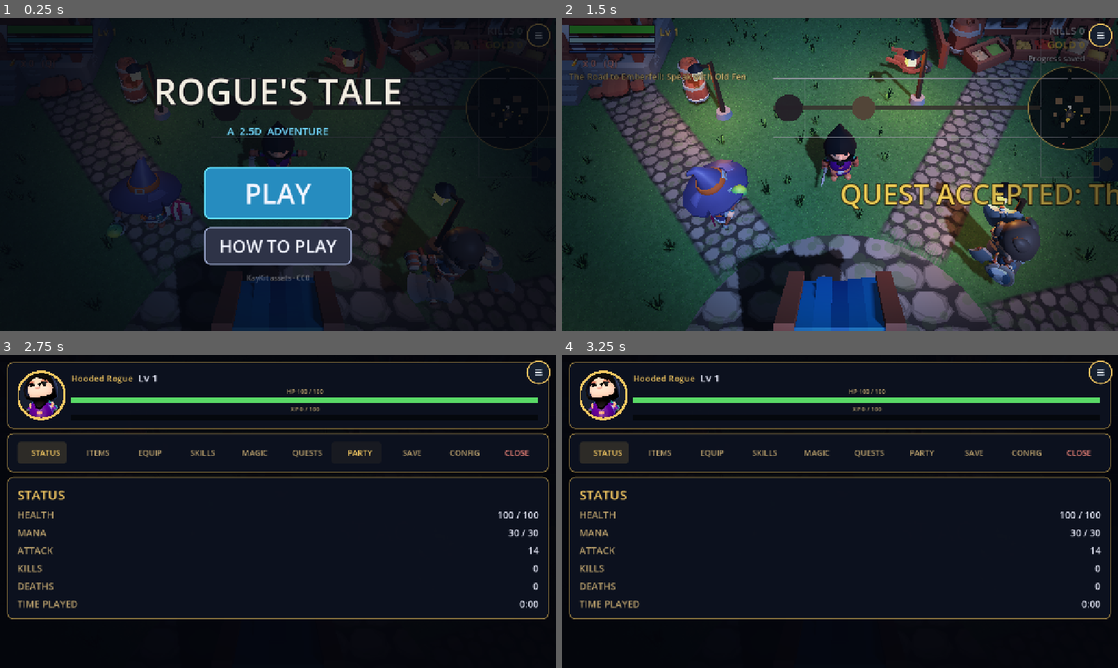
Above: before the commit, frames 1-4 (two rows, left to right).
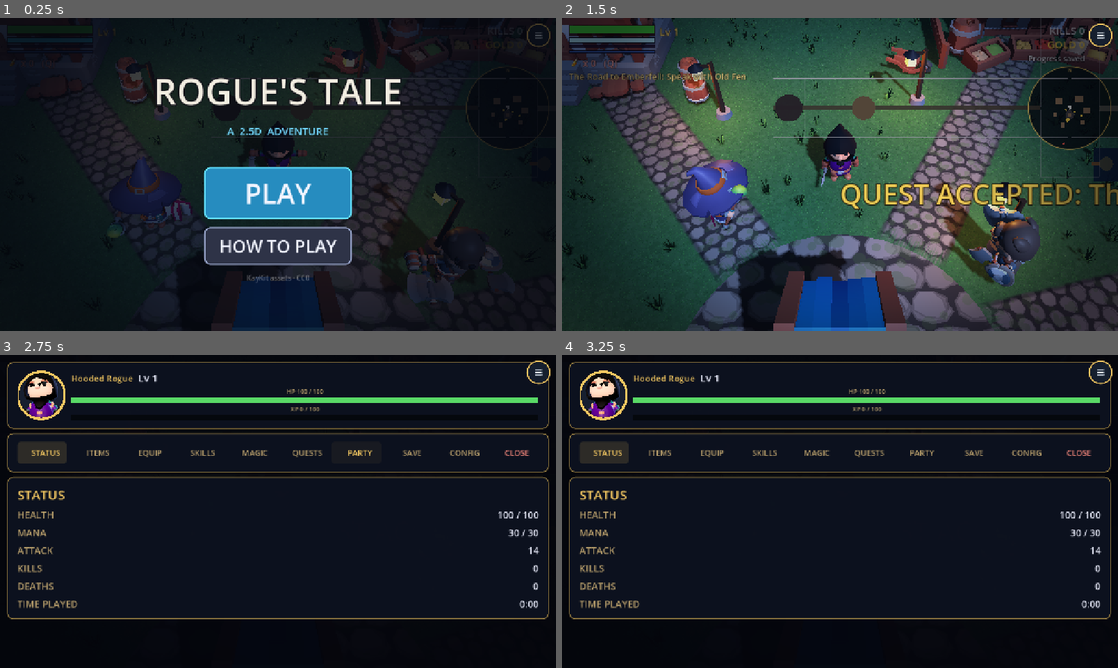
Above: after the commit, the same moments.

Repository: OuterHeavenX/godot-2.5D-rpg
Game: Godot game, scene res://src/world/main.tscn
Same seed, same stepped clock (60 frames per second), same inputs: the game is played once before the commit and once after it.
Inputs (mouse positions are in pixels of both pictures, inside the frame that each line leads up to):
- Up to frame 1 (0.25 s): no input
- Up to frame 2 (1.5 s): click "PLAY" at 0.5 s; click "SKIP" at 1.25 s
- Up to frame 3 (2.75 s): drag from (539, 373) to (333, 442) at 2.02 s
- Up to frame 4 (3.25 s): click "STATUS" at 2.75 s

The runs differ from the first frame. In frame 1, less than 0.1% of the frame differs, in the area x 30-79%, y 52-78%; in frame 2, 1.0%, in the area x 0-99%, y 0-100%; in frame 3, less than 0.1%; in frame 4, less than 0.1%.

Commit message:
Cut the frame cost of the bigger world by two thirds
Measuring what the renderer actually draws turned up three things that
cost far more than they should, all of them worst in exactly the places
the world got bigger.

- The perimeter wall was a single batch of 447 blocks, 225,000 triangles,
  drawn in full whenever any corner of the map was on screen. A MultiMesh
  is culled as one lump, so batching a whole region into one had traded
  draw calls for drawing everything, everywhere, always. Batches are now
  split into chunks of ground that can be culled separately, which fixes
  the wall, the wilds, the highlands, the fen and the vault at once.
- The grass was one field of nine thousand tufts spanning the whole map,
  for the same reason. It is laid in strips now.
- The sun cast shadows out to a hundred metres, so every frame drew the
  visible world twice over. The shadow range is forty-five metres, which
  is past anything the camera can see; shadows look the same and land in
  the same places.

Measured with the renderer's own counters, standing in each region:

  village     748 -> 294 draw calls, 1.00M -> 0.16M triangles
  south       818 -> 430,             1.11M -> 0.24M
  north road  320 -> 153,             0.74M -> 0.12M
  Grimholt    433 -> 213,             1.74M -> 0.14M
  highlands   354 -> 209,             0.51M -> 0.13M
  mirefen     327 -> 131,             0.72M -> 0.12M
  vault       402 -> 210,             0.32M -> 0.13M

Also: a boss's floating nameplate showed through the scenery from
anywhere in its region. It now appears within thirty metres, where the
HUD bar names the boss anyway.

The stacked-surface checker used to find the island's z-fighting is kept
in tools for the next time a floor moves.

Co-Authored-By: Claude Opus 5 <noreply@anthropic.com>
Claude-Session: https://claude.ai/code/session_01U8cKSdXXyMcA8tUHj2Ri7c

Diff:
--- a/src/enemy/boss.gd
+++ b/src/enemy/boss.gd
@@ -66,11 +66,14 @@
 	plate.font_size = 48
 	plate.pixel_size = 0.002
 	plate.billboard = BaseMaterial3D.BILLBOARD_ENABLED
-	plate.no_depth_test = true
 	plate.modulate = Color(1.0, 0.35, 0.25)
 	plate.outline_size = 10
 	plate.outline_modulate = Color(0, 0, 0, 0.9)
 	plate.position = Vector3(0, 3.1, 0)
+	# Only near the fight, and never through a wall: the HUD carries the
+	# name for anyone further out.
+	plate.visibility_range_end = 30.0
+	plate.visibility_range_end_margin = 4.0
 	add_child(plate)
 
 func _on_player_died() -> void:
--- a/src/enemy/gholl.gd
+++ b/src/enemy/gholl.gd
@@ -61,11 +61,14 @@
 	plate.font_size = 48
 	plate.pixel_size = 0.002
 	plate.billboard = BaseMaterial3D.BILLBOARD_ENABLED
-	plate.no_depth_test = true
 	plate.modulate = Color(0.55, 1.0, 0.6)
 	plate.outline_size = 10
 	plate.outline_modulate = Color(0, 0, 0, 0.9)
 	plate.position = Vector3(0, 2.6, 0)
+	# Only near the fight, and never through a wall: the HUD carries the
+	# name for anyone further out.
+	plate.visibility_range_end = 30.0
+	plate.visibility_range_end_margin = 4.0
 	add_child(plate)
 
 ## Weed, bone and bog iron grown into its back.
--- a/src/enemy/hollow_crown.gd
+++ b/src/enemy/hollow_crown.gd
@@ -65,11 +65,14 @@
 	plate.font_size = 52
 	plate.pixel_size = 0.002
 	plate.billboard = BaseMaterial3D.BILLBOARD_ENABLED
-	plate.no_depth_test = true
 	plate.modulate = Color(0.85, 0.75, 1.0)
 	plate.outline_size = 10
 	plate.outline_modulate = Color(0, 0, 0, 0.9)
 	plate.position = Vector3(0, 2.8, 0)
+	# Only near the fight, and never through a wall: the HUD carries the
+	# name for anyone further out.
+	plate.visibility_range_end = 30.0
+	plate.visibility_range_end_margin = 4.0
 	add_child(plate)
 
 ## The crown itself, floating where a head would be if there were one.
--- a/src/enemy/kael.gd
+++ b/src/enemy/kael.gd
@@ -65,11 +65,14 @@
 	plate.font_size = 48
 	plate.pixel_size = 0.002
 	plate.billboard = BaseMaterial3D.BILLBOARD_ENABLED
-	plate.no_depth_test = true
 	plate.modulate = Color(1.0, 0.55, 0.25)
 	plate.outline_size = 10
 	plate.outline_modulate = Color(0, 0, 0, 0.9)
 	plate.position = Vector3(0, 2.9, 0)
+	# Only near the fight, and never through a wall: the HUD carries the
+	# name for anyone further out.
+	plate.visibility_range_end = 30.0
+	plate.visibility_range_end_margin = 4.0
 	add_child(plate)
 
 func _physics_process(delta: float) -> void:
--- a/src/enemy/morvain.gd
+++ b/src/enemy/morvain.gd
@@ -53,11 +53,14 @@
 	plate.font_size = 48
 	plate.pixel_size = 0.002
 	plate.billboard = BaseMaterial3D.BILLBOARD_ENABLED
-	plate.no_depth_test = true
 	plate.modulate = Color(0.5, 0.85, 1.0)
 	plate.outline_size = 10
 	plate.outline_modulate = Color(0, 0, 0, 0.9)
 	plate.position = Vector3(0, 4.6, 0)
+	# Only near the fight, and never through a wall: the HUD carries the
+	# name for anyone further out.
+	plate.visibility_range_end = 30.0
+	plate.visibility_range_end_margin = 4.0
 	add_child(plate)
 
 func _build_body() -> void:
--- a/src/world/grass_field.gd
+++ b/src/world/grass_field.gd
@@ -15,15 +15,19 @@
 	[0.0, 0.0, 1.6],
 ]
 
+## Grass is laid in strips along the map rather than as one field: a
+## MultiMesh is culled as a single lump, so one field spanning the whole
+## map would draw every tuft in it whenever a corner was on screen.
+const STRIP_LENGTH := 40.0
+
 func _ready() -> void:
 	var tuft := _build_tuft_mesh()
-	var mm := MultiMesh.new()
-	mm.transform_format = MultiMesh.TRANSFORM_3D
-	mm.use_custom_data = true
-	mm.mesh = tuft
-	mm.instance_count = TUFT_COUNT
+	var mat := ShaderMaterial.new()
+	mat.shader = WIND_SHADER
 	var rng := RandomNumberGenerator.new()
 	rng.seed = 20260911
+	# Place every tuft first, sorted into its strip.
+	var strips := {}
 	var placed := 0
 	var guard := 0
 	while placed < TUFT_COUNT and guard < TUFT_COUNT * 20:
@@ -37,13 +41,26 @@
 		var t := Transform3D(
 			Basis(Vector3.UP, rot).scaled(Vector3(scl, scl * rng.randf_range(0.85, 1.2), scl)),
 			Vector3(x, 0.0, z))
-		mm.set_instance_transform(placed, t)
-		mm.set_instance_custom_data(placed, Color(rng.randf(), 0.0, 0.0, 1.0))
+		var strip := int(floor(z / STRIP_LENGTH))
+		if not strips.has(strip):
+			strips[strip] = []
+		(strips[strip] as Array).append([t, rng.randf()])
 		placed += 1
-	multimesh = mm
-	var mat := ShaderMaterial.new()
-	mat.shader = WIND_SHADER
-	material_override = mat
+	for key in strips:
+		var rows: Array = strips[key]
+		var mm := MultiMesh.new()
+		mm.transform_format = MultiMesh.TRANSFORM_3D
+		mm.use_custom_data = true
+		mm.mesh = tuft
+		mm.instance_count = rows.size()
+		for i in range(rows.size()):
+			mm.set_instance_transform(i, rows[i][0])
+			mm.set_instance_custom_data(i, Color(float(rows[i][1]), 0.0, 0.0, 1.0))
+		var mmi := MultiMeshInstance3D.new()
+		mmi.name = "GrassStrip%d" % int(key)
+		mmi.multimesh = mm
+		mmi.material_override = mat
+		add_child(mmi)
 
 func _in_clearing(x: float, z: float) -> bool:
 	# No grass in the black water or on the bridge.
--- a/src/world/main.tscn
+++ b/src/world/main.tscn
@@ -76,6 +76,8 @@
 light_color = Color(0.65, 0.75, 1.0, 1.0)
 light_energy = 0.7
 shadow_enabled = true
+directional_shadow_mode = 0
+directional_shadow_max_distance = 45.0
 
 [node name="CameraRig" type="Node3D" parent="."]
 transform = Transform3D(1, 0, 0, 0, 1, 0, 0, 0, 1, 0, 12, 10)
--- a/src/world/prop_batch.gd
+++ b/src/world/prop_batch.gd
@@ -6,24 +6,36 @@
 ## call per rock. Grouping every copy of a mesh into one MultiMesh keeps
 ## the browser's frame budget intact when a region has thousands of props.
 ##
+## Batches are split into square chunks of ground. One batch spanning a
+## whole region would draw every one of its copies whenever any corner of
+## it was on screen — the renderer culls a MultiMesh as a single lump —
+## so a 240m road would draw all ten thousand of its trees at once.
+##
 ##   var batch := PropBatch.new()
 ##   batch.add("rock", rock_mesh, Transform3D(...))
 ##   batch.build(self)
+
+## Side of one chunk of ground, in metres.
+const CHUNK := 48.0
 
 var _batches := {} # key -> {"mesh": Mesh, "xforms": Array}
 
 ## Queue one copy of `mesh` at `xform`. Everything sharing a key must
 ## share a mesh.
 func add(key: String, mesh: Mesh, xform: Transform3D) -> void:
-	if not _batches.has(key):
-		_batches[key] = {"mesh": mesh, "xforms": []}
-	(_batches[key]["xforms"] as Array).append(xform)
+	var chunk_key := "%s@%d_%d" % [key,
+		int(floor(xform.origin.x / CHUNK)), int(floor(xform.origin.z / CHUNK))]
+	if not _batches.has(chunk_key):
+		_batches[chunk_key] = {"mesh": mesh, "xforms": []}
+	(_batches[chunk_key]["xforms"] as Array).append(xform)
 
-## How many copies are queued under a key.
+## How many copies are queued under a key, across every chunk.
 func count(key: String) -> int:
-	if not _batches.has(key):
-		return 0
-	return (_batches[key]["xforms"] as Array).size()
+	var total := 0
+	for k in _batches:
+		if String(k).begins_with(key + "@"):
+			total += (_batches[k]["xforms"] as Array).size()
+	return total
 
 ## Turn every queued batch into a MultiMeshInstance3D under `parent`.
 func build(parent: Node3D) -> void:
--- a/src/world/stone_walls.gd
+++ b/src/world/stone_walls.gd
@@ -81,16 +81,13 @@
 	_run(xforms, Vector3(3, 0, NORTH_Z), Vector3(HALF, 0, NORTH_Z), false)
 	_run(xforms, Vector3(-HALF, 0, NORTH_Z), Vector3(-HALF, 0, -HALF), true)
 	_run(xforms, Vector3(HALF, 0, NORTH_Z), Vector3(HALF, 0, -HALF), true)
-	var mm := MultiMesh.new()
-	mm.transform_format = MultiMesh.TRANSFORM_3D
-	mm.mesh = wall_mesh
-	mm.instance_count = xforms.size()
-	for i in range(xforms.size()):
-		mm.set_instance_transform(i, xforms[i])
-	var mmi := MultiMeshInstance3D.new()
-	mmi.multimesh = mm
-	mmi.name = "WallRing"
-	add_child(mmi)
+	# In one batch this was the heaviest draw in the game: four hundred
+	# wall blocks, every one of them drawn whenever any corner of the map
+	# was on screen. PropBatch splits them into chunks that can be culled.
+	var batch := PropBatch.new()
+	for xf: Transform3D in xforms:
+		batch.add("wall", wall_mesh, xf)
+	batch.build(self)
 
 func _build_pillars() -> void:
 	var spots: Array = [
--- /dev/null
+++ b/tools/check_stacked_surfaces.gd
@@ -0,0 +1,50 @@
+extends SceneTree
+## Development tool: look for big flat surfaces stacked at nearly the same
+## height. Two of them within a centimetre fight for the same depth and
+## the surface blinks, which is what the island did during the first boss
+## fight. Run it after moving any ground, path, floor or water plane:
+##
+##   godot --headless --path . -s tools/check_stacked_surfaces.gd
+##
+## It compares bounding boxes, so two long strips crossing at an angle can
+## be reported without really overlapping. Check any pair it names.
+func _init() -> void:
+	call_deferred("_run")
+func _run() -> void:
+	change_scene_to_file("res://src/world/main.tscn")
+	for i in 12:
+		await process_frame
+	var boxes: Array = []
+	_collect(current_scene, boxes)
+	print("large surfaces: ", boxes.size())
+	var reported := 0
+	for i in range(boxes.size()):
+		for j in range(i + 1, boxes.size()):
+			var a: Dictionary = boxes[i]
+			var b: Dictionary = boxes[j]
+			if absf(float(a["top"]) - float(b["top"])) > 0.012:
+				continue
+			var ox := minf(float(a["x1"]), float(b["x1"])) - maxf(float(a["x0"]), float(b["x0"]))
+			var oz := minf(float(a["z1"]), float(b["z1"])) - maxf(float(a["z0"]), float(b["z0"]))
+			if ox <= 0.5 or oz <= 0.5:
+				continue
+			reported += 1
+			if reported <= 25:
+				print("  %.3f  %-34s vs %-34s  overlap %.0fx%.0fm"
+					% [float(a["top"]), String(a["path"]), String(b["path"]), ox, oz])
+	print("stacked pairs: ", reported)
+	quit(0)
+
+func _collect(n: Node, out: Array) -> void:
+	var mi := n as MeshInstance3D
+	if mi != null and mi.mesh != null:
+		var ab: AABB = mi.global_transform * mi.get_aabb()
+		if ab.size.x * ab.size.z >= 6.0 and ab.size.y <= 2.5:
+			out.append({
+				"path": String(mi.name if mi.get_parent() == null else "%s/%s" % [mi.get_parent().name, mi.name]),
+				"top": ab.position.y + ab.size.y,
+				"x0": ab.position.x, "x1": ab.position.x + ab.size.x,
+				"z0": ab.position.z, "z1": ab.position.z + ab.size.z,
+			})
+	for c in n.get_children():
+		_collect(c, out)
